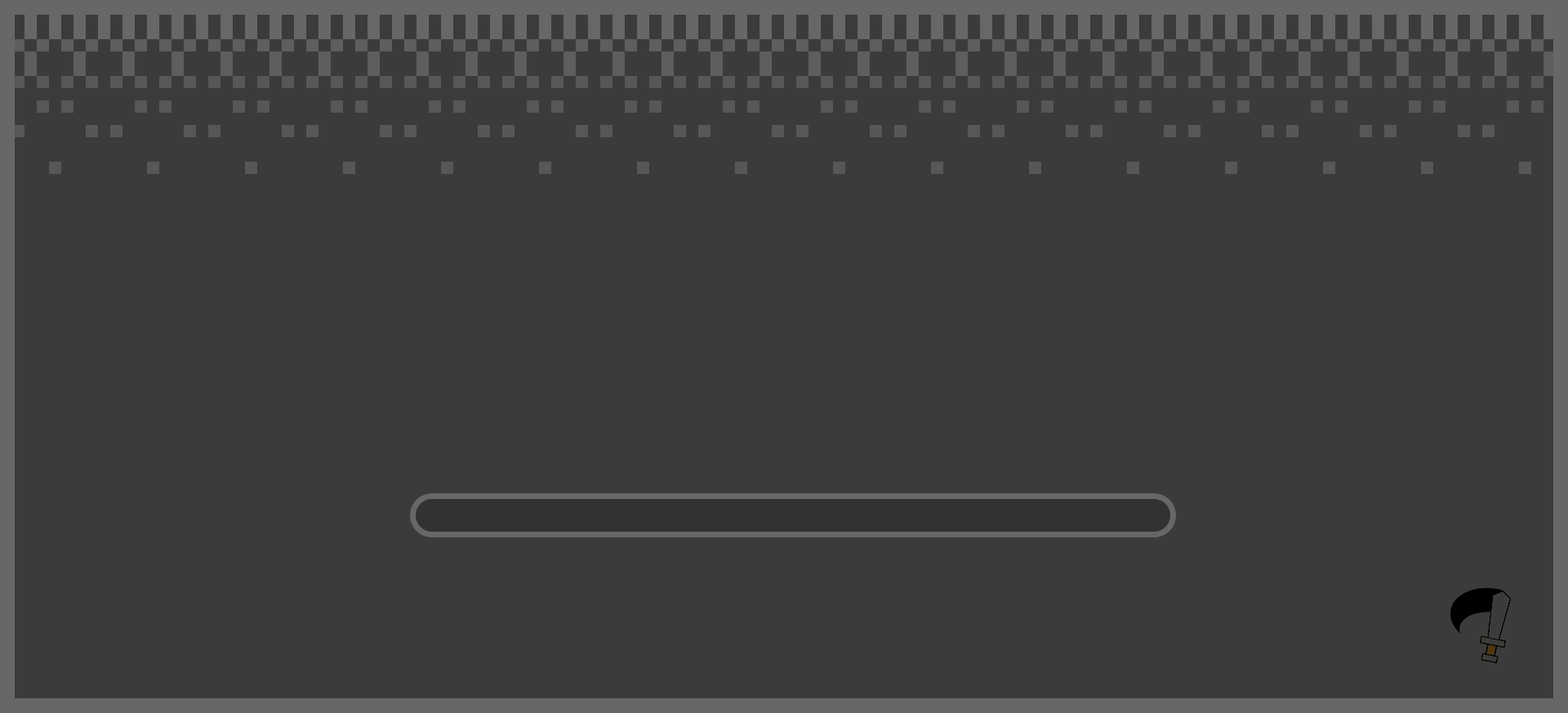
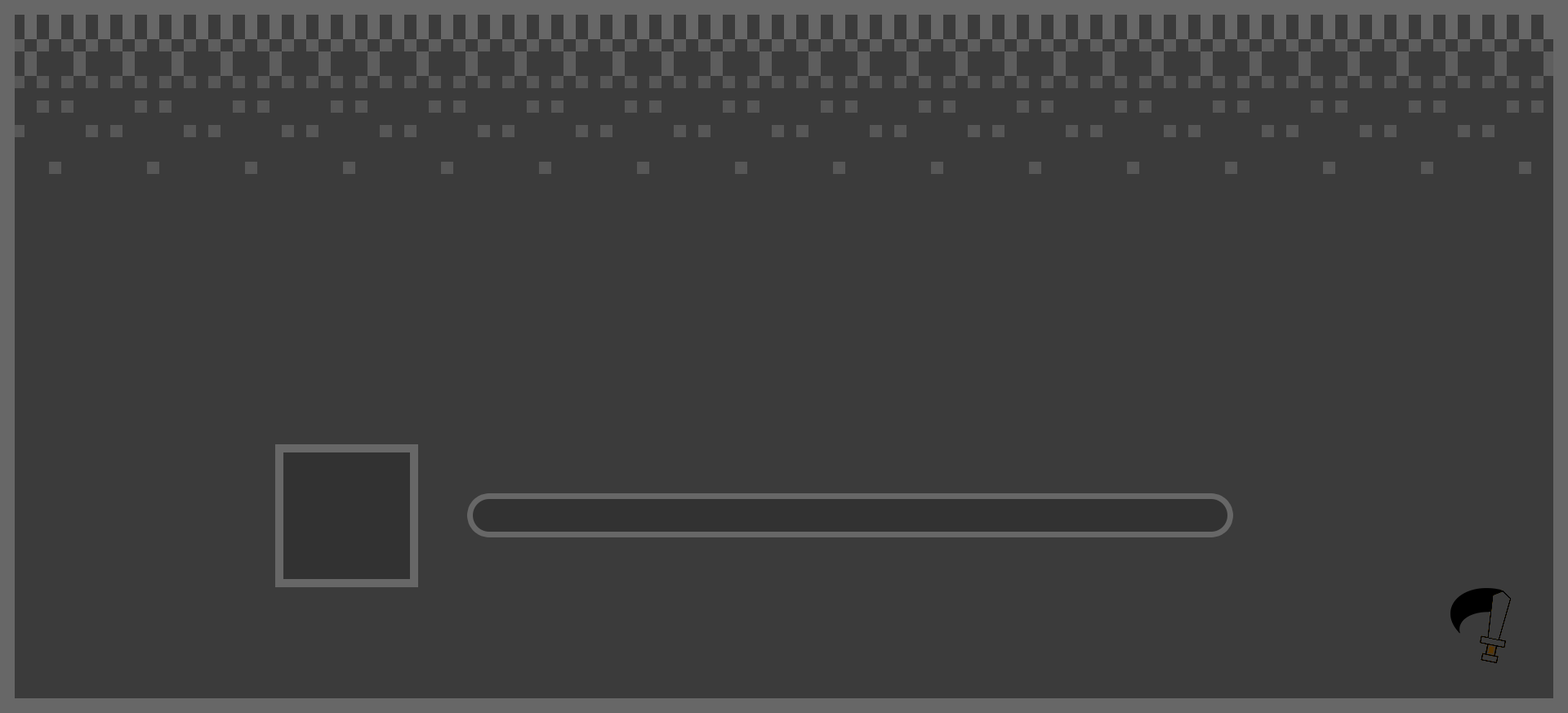
Layer changes from the first 1568×713 image to the second:
added group "item slot" with 2 layers above "xp bar" over [275, 444, 419, 588]
added layer "main" in group "item slot" over [283, 452, 410, 580]
added layer "border" in group "item slot" over [275, 444, 419, 588]
painted on "xp bar" over [415, 498, 1228, 532]
